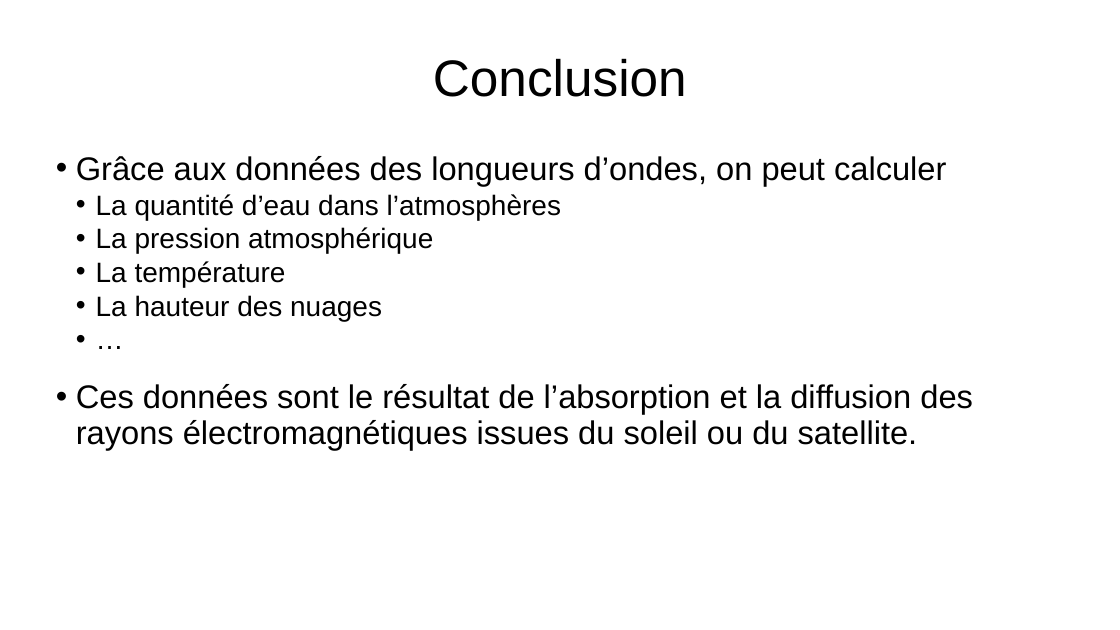
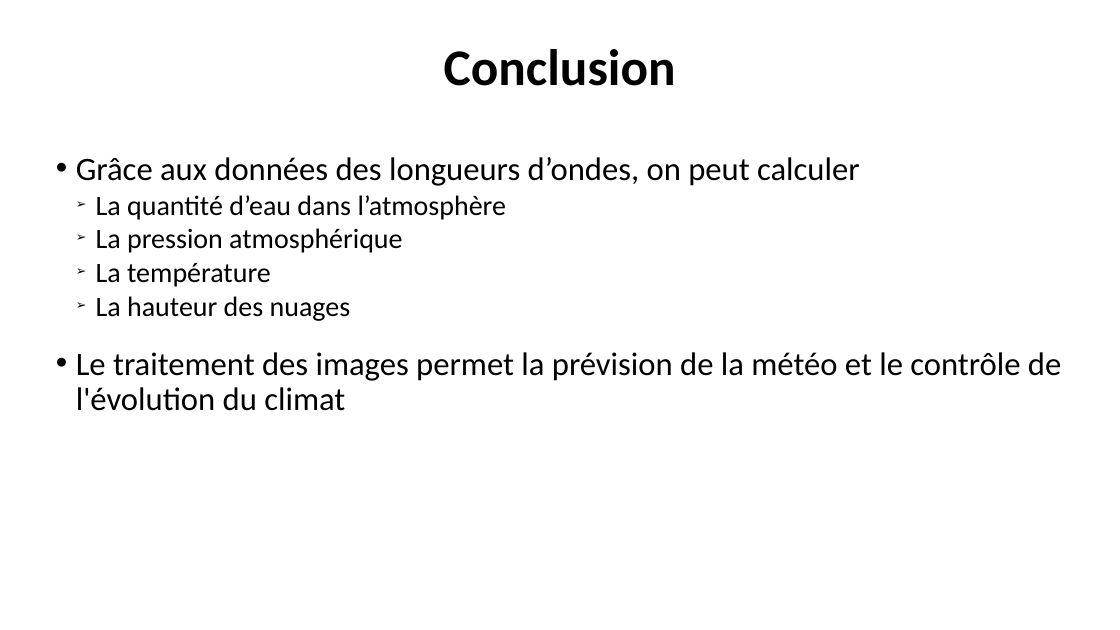
Before and after one commit to Apolerag/Cours_M2, a slide deck: slide 15 of AATI/Présentation/presentation_argoud_chemier.pptx (slide 16 before the commit). Drawn at 1120x630 pixels with LibreOffice and Linux fonts; fonts in the diff are those of the drawing; background and template pictures are left out. Boxes give left, top, right and bottom in pixels: in the first picture for what was removed or moved away, otherwise in the second. Text is boxed around its words. In the diff, an @@ line names an element or a change of style, - is before the commit and + after.

```diff
--- a/AATI/Présentation/presentation_argoud_chemier.pptx
+++ b/AATI/Présentation/presentation_argoud_chemier.pptx
@@ text "Conclusion" at bbox=[444, 49, 676, 86]: font Arial to Calibri, bold on @@
@@ text at bbox=[76, 157, 860, 321]: font Arial to Calibri in "Grâce aux données des longueurs d’ondes, on ...", "La pression atmosphérique", "La température", "La hauteur des nuages"; bullet • to ➢ @@
@@ text at bbox=[96, 195, 507, 220]: text changed; font Arial to Calibri @@
-  • La quantité d’eau dans l’atmosphères
+  ➢ La quantité d’eau dans l’atmosphère
@@ text at bbox=[76, 352, 1061, 411]: text changed; font Arial to Calibri @@
-  • …
-• Ces données sont le résultat de l’absorption et la diffusion des rayons électromagnétiques issues du soleil ou du satellite.
+• Le traitement des images permet la prévision de la météo et le contrôle de l'évolution du climat
```
Also in this commit, not shown: 14 other slides changed, 1 slide removed, 5 other files.
